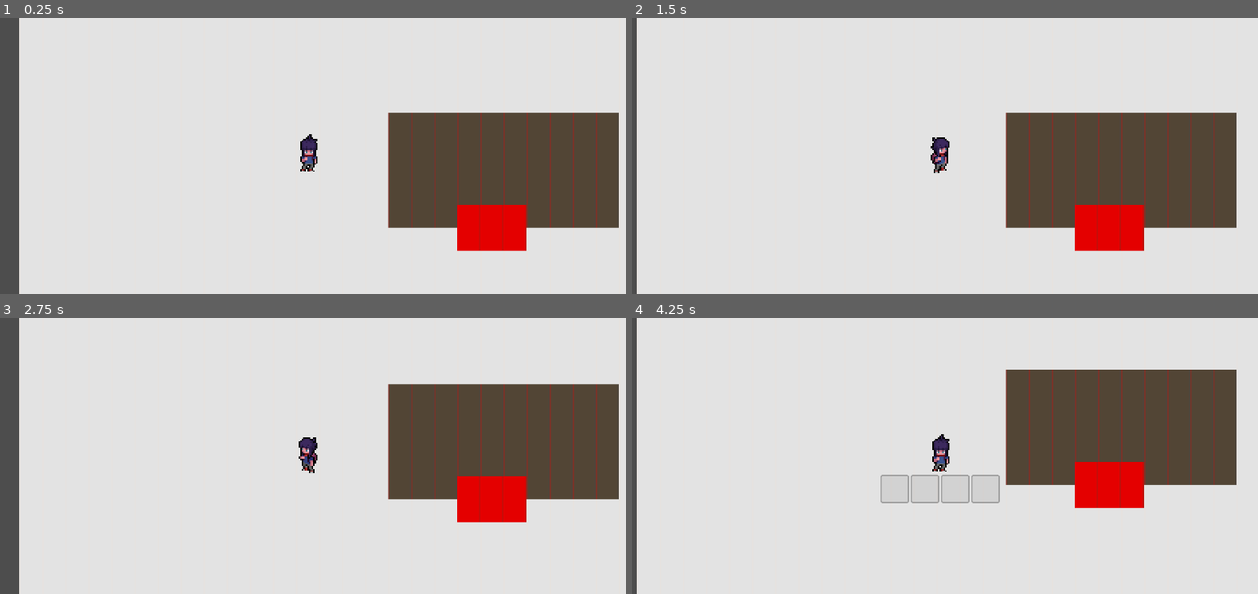
Above: before the commit, frames 1-4 (two rows, left to right).
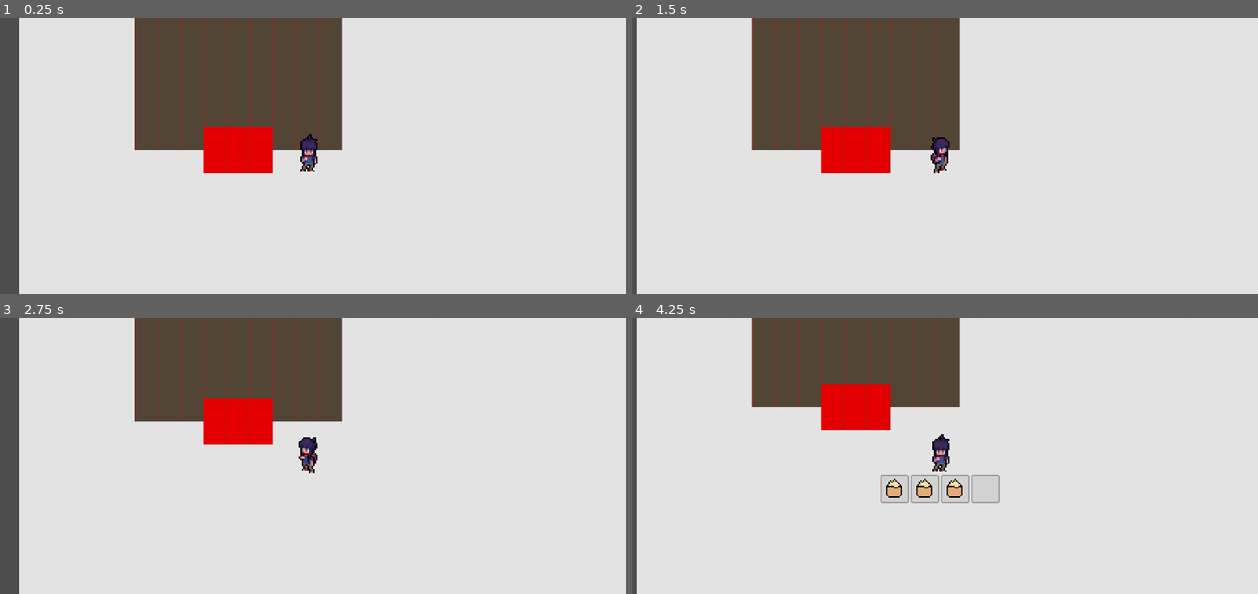
Above: after the commit, the same moments.

Repository: OlehShpunt/BakeryManagementGame
Game: Godot game, scene res://scenes/locations/street.tscn
Two runs of this game, one before a commit and one after it. Both use one fixed random seed, a clock stepped at 60 frames per second and the inputs below.
Inputs (mouse positions are in pixels of both pictures, inside the frame that each line leads up to):
- Up to frame 1 (0.25 s): no input
- Up to frame 2 (1.5 s): tap Enter at 0.5 s; move the mouse to (1082, 142) at 0.52 s; tap A (a) at 0.6 s; tap D (d) at 0.8, 1.35 s; tap Space at 1.25 s; move the mouse to (813, 169) at 1.27 s
- Up to frame 3 (2.75 s): tap S (s) at 1.55, 2.1 s; tap Enter at 2 s; move the mouse to (369, 395) at 2.02 s; tap A (a) at 2.3 s
- Up to frame 4 (4.25 s): tap Space at 2.75 s; move the mouse to (907, 511) at 2.77 s; tap A (a) at 2.85 s; tap D (d) at 3.05, 3.6 s; tap Enter at 3.5 s; move the mouse to (1132, 497) at 3.52 s; tap S (s) at 3.8 s; tap E (open_inventory) at 4.15 s

The runs differ from the first frame. In frame 1, 33% of the frame differs, in the area x 21-99%, y 0-85%; in frame 2, 33%, in the area x 19-97%, y 0-85%; in frame 3, 30%; in frame 4, 28%.

Commit message:
Cooking GUI fixes
Made items disappear from the cell if the player gets an item from the result cell, i.g. crafts the item.

Diff:
--- a/bakery/resources/gui/inventory_resource.tres
+++ b/bakery/resources/gui/inventory_resource.tres
@@ -5,4 +5,4 @@
 [resource]
 script = ExtResource("1_csnws")
 num_of_cells = 4
-items = [null, null, null, null]
+items = [&"flour", &"flour", &"flour", null]
--- a/bakery/scripts/food/ingredients/ingredient.gd
+++ b/bakery/scripts/food/ingredients/ingredient.gd
@@ -25,6 +25,7 @@
 		queue_free()
 
 func _input(event: InputEvent) -> void:
+	## Leave an item
 	# If at area where you can leave the item,
 	# the item is put there and removed from inventory cell
 	if event.is_action_pressed("left_click") and recent_cell_area and is_being_moved_by_mouse:
--- a/bakery/scripts/gui/storage_cell.gd
+++ b/bakery/scripts/gui/storage_cell.gd
@@ -18,7 +18,7 @@
 	if resource.get_item(id):
 		texture.set_texture(converter.string_to_texture(resource.get_item(id)))
 	else:
-		push_error("Resource item is most likely null. ")
+		empty_cell()
 
 func empty_cell():
 	texture.set_texture(null)
--- a/bakery/scripts/locations/street.gd
+++ b/bakery/scripts/locations/street.gd
@@ -29,4 +29,4 @@
 	self.add_child(p)
 	scene_manager.player = p
 	player = p
-	player.global_position = Vector2(200, 350)
+	player.global_position = Vector2(200, 100)
--- a/bakery/scripts/resources/cooking_gui_resource.gd
+++ b/bakery/scripts/resources/cooking_gui_resource.gd
@@ -4,6 +4,8 @@
 
 # 8th is the result cell
 @export var items = ["", "", "", "", "", "", "", ""]
+
+var empty_cell_value : String = ""
 
 var result_cell_id = items.size() - 1
 
@@ -26,10 +28,7 @@
 func check_for_recipies():
 	var flour_count = items.count("flour")
 	var empty_count = items.count("")
-	print("^ flour count = ", flour_count)
-	print("^ empty count = ", empty_count)
 	if flour_count == 3:
-		print("^ THREE FLOURS")
 		add_result("cherry")
 
 ## Adds cooking result to last cell
@@ -38,5 +37,8 @@
 
 ## Assigns all items array elements to ""
 func clean_items_array():
-	for i in items:
-		i = ""
+	for i in range(items.size()):
+		print("^ clearing ", i)
+		items[i] = empty_cell_value
+	for item in items:
+		print("^ item ", item)
